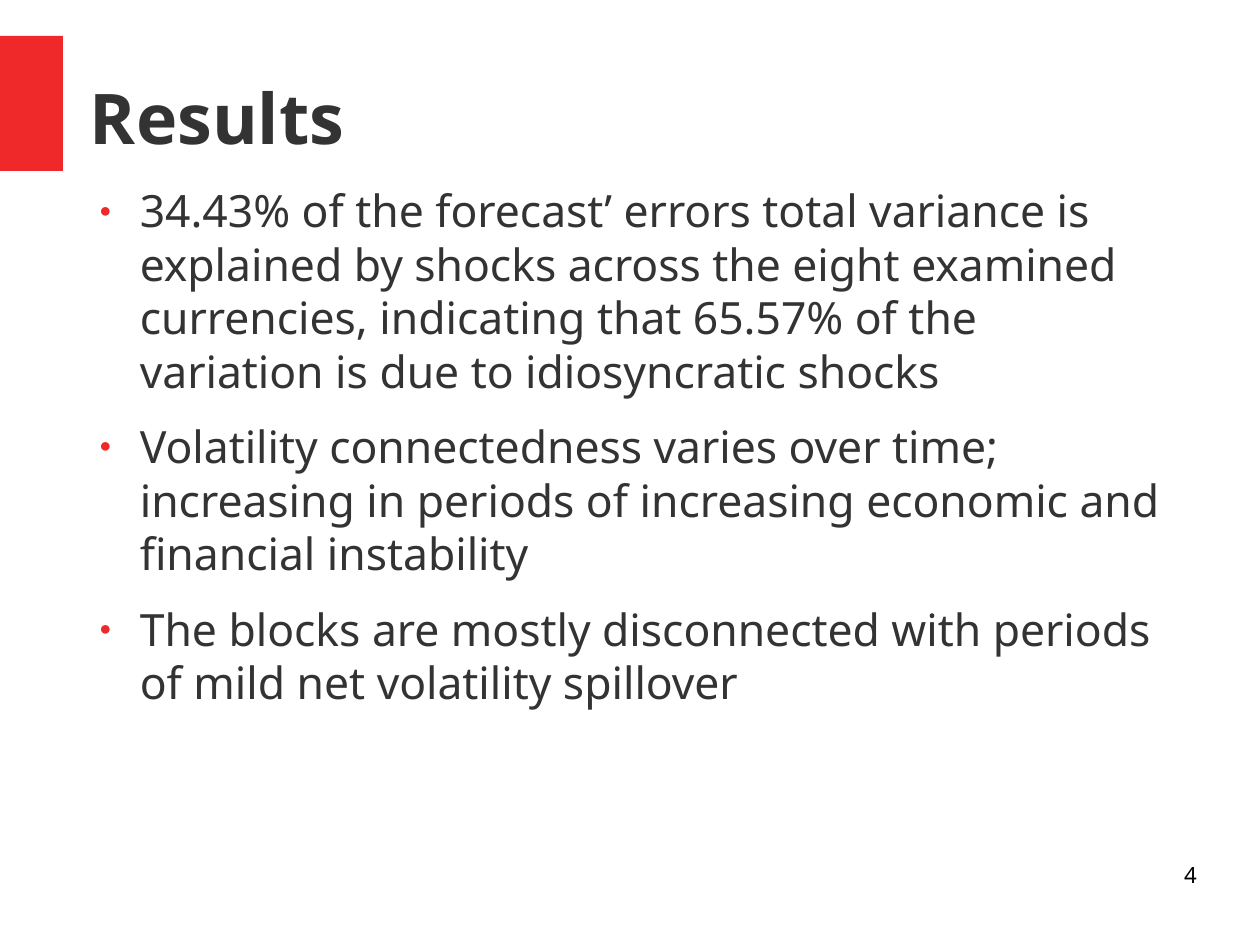
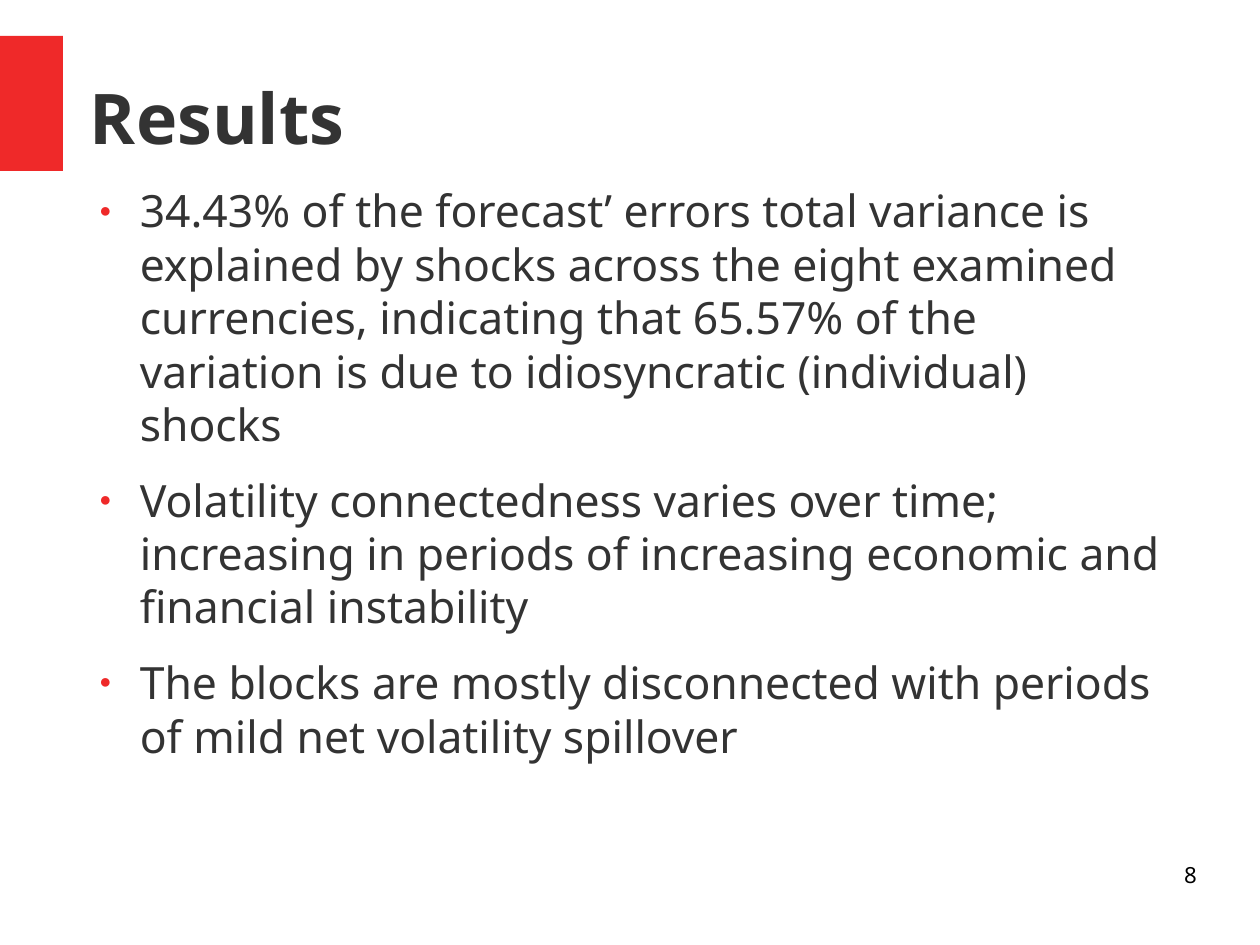
Before and after one commit to alexaoh/finance, a slide deck: slide 8 of NotesFromArticle.odp (slide 4 before the commit). Drawn at 1260x945 pixels with LibreOffice and Linux fonts; fonts in the diff are those of the drawing. Boxes give left, top, right and bottom in pixels: in the first picture for what was removed or moved away, otherwise in the second. Text is boxed around its words. In the diff, an @@ line names an element or a change of style, - is before the commit and + after.

```diff
--- a/NotesFromArticle.odp
+++ b/NotesFromArticle.odp
@@ text at (140, 193, 1116, 442): text changed @@
-● 34.43% of the forecast’ errors total variance is explained by shocks across the eight examined currencies, indicating that 65.57% of the variation is due to idiosyncratic shocks
+● 34.43% of the forecast’ errors total variance is explained by shocks across the eight examined currencies, indicating that 65.57% of the variation is due to idiosyncratic (individual) shocks
@@ page number at (1184, 867, 1197, 884): text changed @@
-4
+8
```
Also in this commit, not shown: 2 other slides changed.
